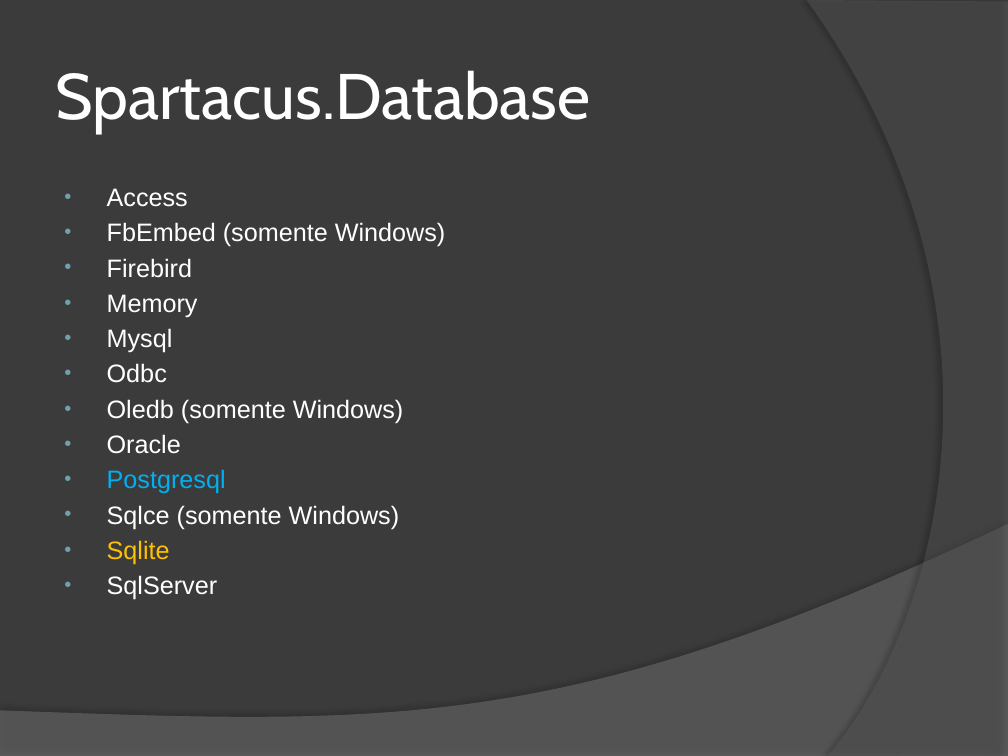
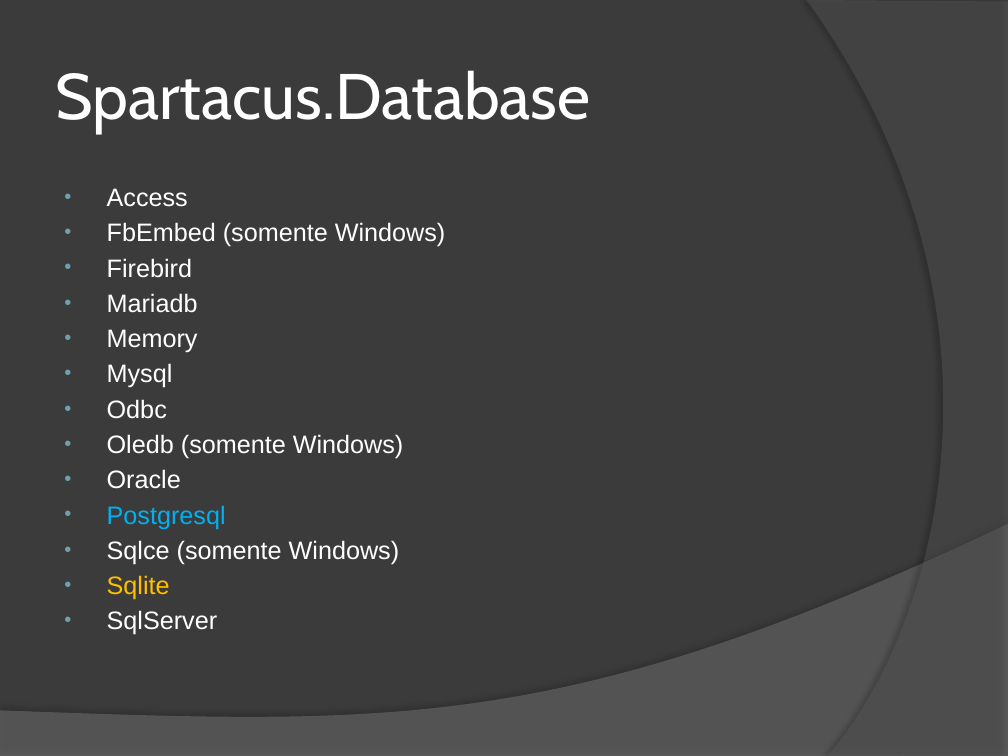
Before and after one commit to wind39/wind39.github.io, a slide deck: slide 32 of curso/modulo3capitulo4.pptx. Drawn at 1008x756 pixels with LibreOffice and Linux fonts; fonts in the diff are those of the drawing. Boxes give left, top, right and bottom in pixels: in the first picture for what was removed or moved away, otherwise in the second. Text is boxed around its words. In the diff, an @@ line names an element or a change of style, - is before the commit and + after.

```diff
--- a/curso/modulo3capitulo4.pptx
+++ b/curso/modulo3capitulo4.pptx
@@ text at <box>107,293,198,313</box>: paragraph added @@
+• Mariadb
```
Also in this commit, not shown: 1 other slide changed, 3 slides added, 4 other files.
